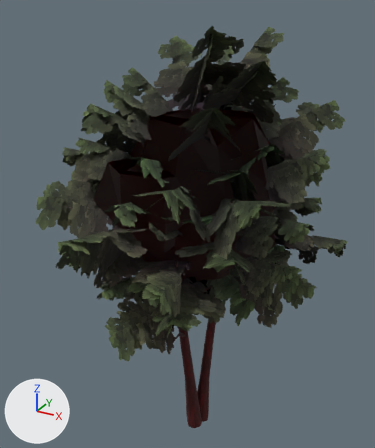
Before and after pictures for a commit that changed the glTF model godot/art/world/flora/alder_b.gltf.
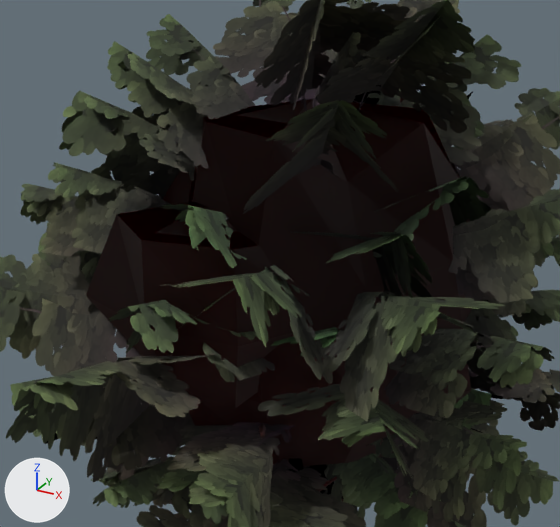
Each version is shown whole from a 50 mm camera at (3.88, -7.49, 8.0) aimed at (-0.29, 0.09, 4.21), then close up on the part from 14% to 85% of the width and 14% to 69% of the height. The lights are fixed; the arrows at lower left show +X, +Y and +Z. The last two pictures show the newer version. Objects named as collision shapes, trigger or cutter boxes, shadow casters or lower levels of detail are left out. Vertices at exactly the same position are counted once.

The scene before the commit, as lines of its bpy script (objects in view):
```python
me_lod0 = bpy.data.meshes.new('lod0')
me_lod0.from_pydata(...)  # 1656 vertices, 1766 faces; spans x -2.84..2.81, y -3.06..3.09, z -0.22..7.72
me_lod0.materials.append(mat_leaves_ownalder)
me_shadow = bpy.data.meshes.new('shadow')
me_shadow.from_pydata(...)  # 209 vertices, 363 faces; spans x -1.75..1.42, y -1.59..1.88, z -0.22..6.35
me_shadow.materials.append(mat_leaves_ownalder)
ob_lod0 = bpy.data.objects.new('lod0', me_lod0)
ob_lod0.location = (0.0, 0.0, 0.0)
ob_shadow = bpy.data.objects.new('shadow', me_shadow)
ob_shadow.location = (0.0, 0.0, 0.0)
```
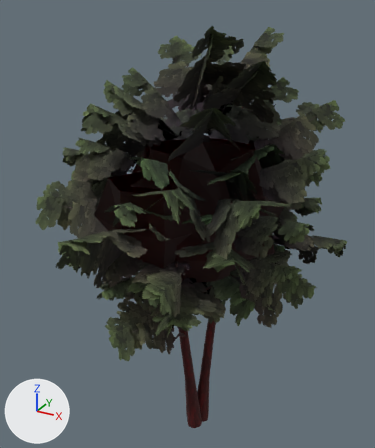
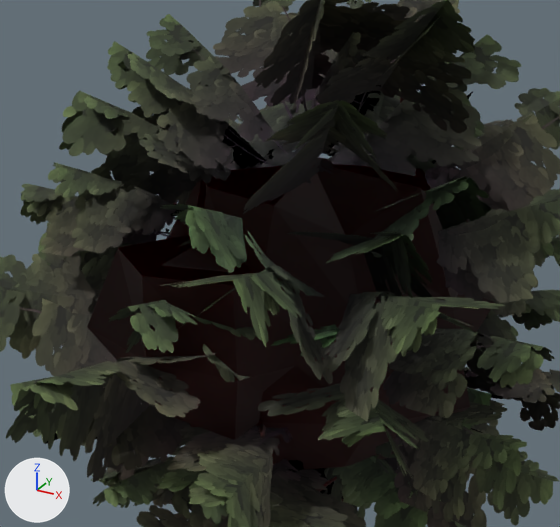
Pixel boxes (x1, y1, x2, y2) of what changed, in the close-ups (560 x 527 px; the box of a moved part takes in the faces that stretch with it):
```json
{"object": "shadow", "change": "reshaped", "before": [86, 99, 473, 497], "after": [87, 157, 495, 497], "on screen": "15% shorter"}
{"part": 1, "of": "me_shadow", "change": "moved or reshaped", "before": [173, 99, 471, 466], "after": [166, 157, 469, 469]}
{"part": 2, "of": "me_shadow", "change": "moved or reshaped", "before": [86, 202, 293, 408], "after": [87, 235, 295, 440]}
```

Edits to the scene script, one JSON object a line:
```json
{"block": "me_shadow", "where": "# used by ob_shadow; location = (0.0, 0.0, 0.0)"}
{"op": "remove", "block": "me_shadow", "code": "me_shadow.from_pydata(...)  # 209 vertices, 363 faces; spans x -1.75..1.42, y -1.59..1.88, z -0.22..6.35"}
{"op": "add", "block": "me_shadow", "code": "me_shadow.from_pydata(...)  # 209 vertices, 363 faces; spans x -1.74..1.42, y -1.6..1.85, z -0.22..5.86"}
{"block": "me_shadow", "change": "me_shadow part 1: the loose piece of 46 vertices spanning x -1.26..1.42, y -1.34..1.15, z 3.19..6.35 is scaled about its middle by (1, 1, 0.833), then moved by (0.0, 0.0, -0.23)"}
{"block": "me_shadow", "change": "me_shadow part 2: the loose piece of 23 vertices spanning x -1.31..0.64, y -1.59..0.03, z 4.16..5.74 is moved by (0.0, -0.01, -0.26)"}
{"block": "me_shadow", "change": "other edits to the shape of me_shadow do not show in these pictures"}
```
